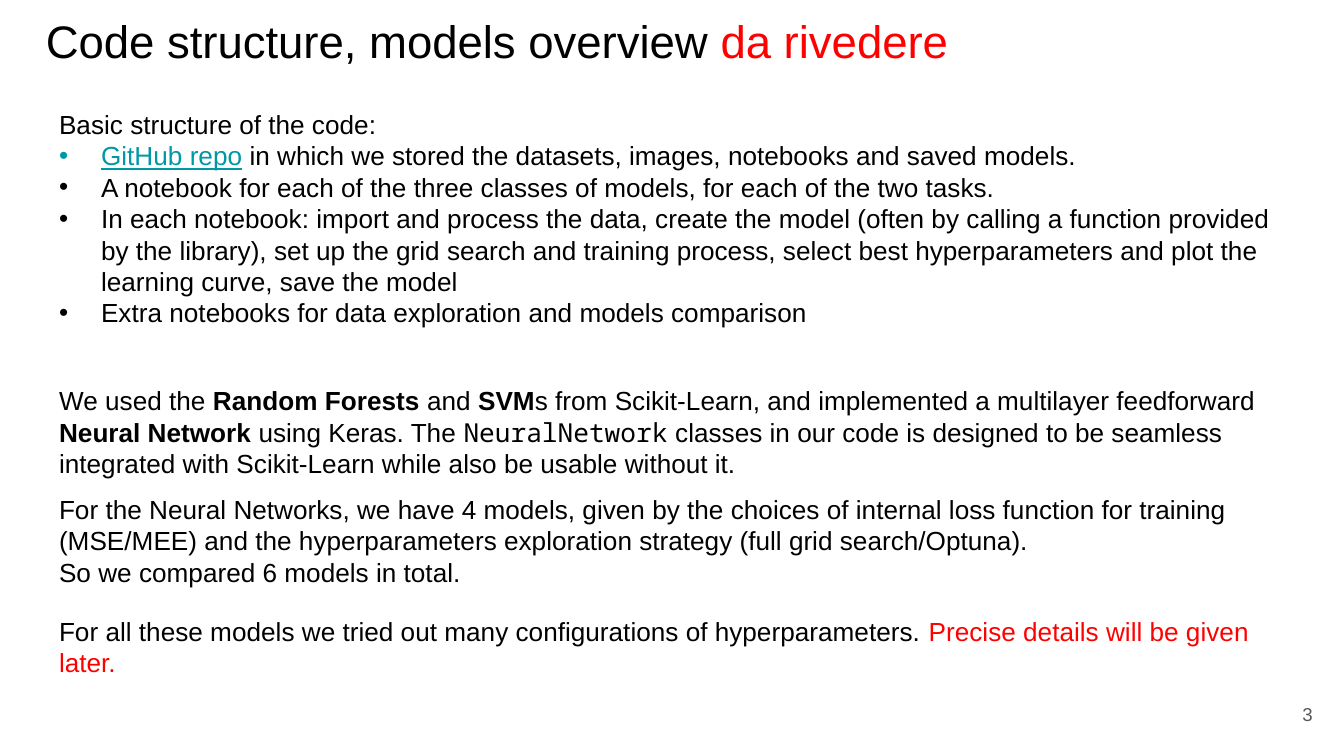
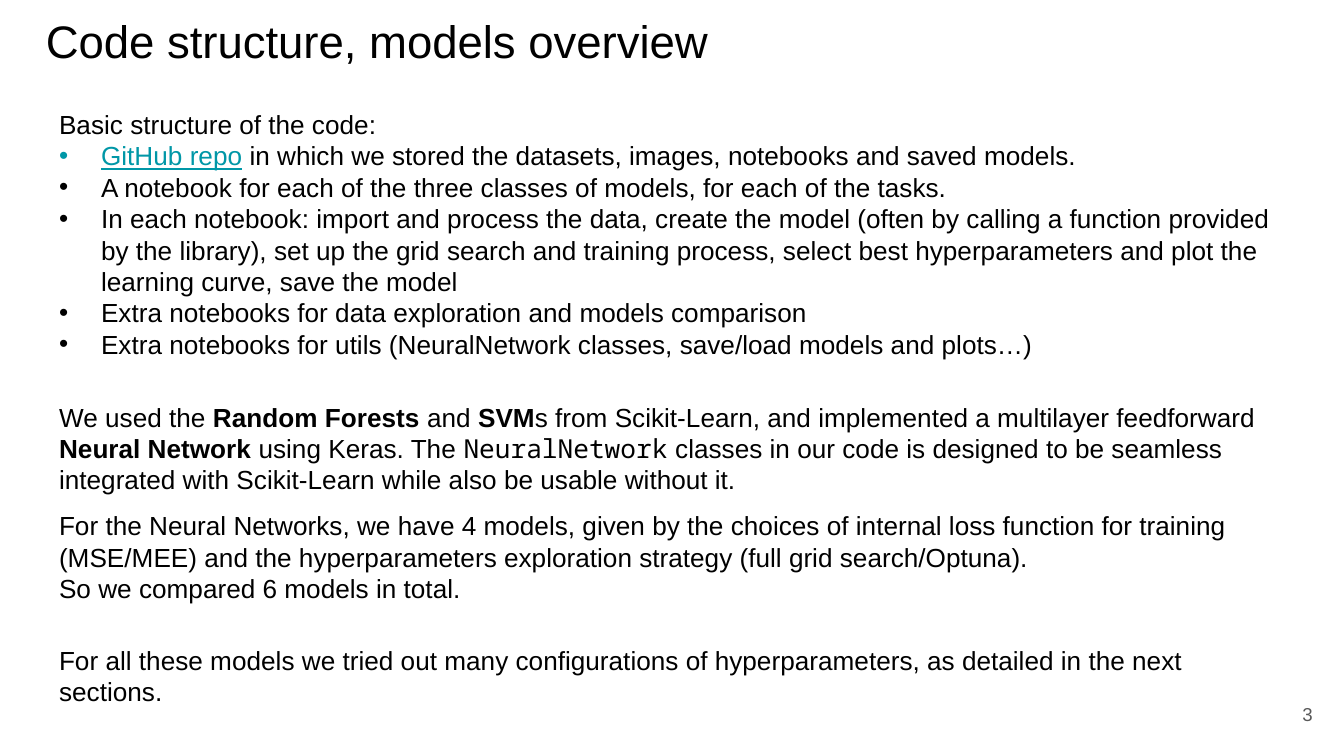
Before and after one commit to paolo-junior-mollica/machine-learning-project, a slide deck: slide 3 of relazione/ML-2023-PRJ-Slides-Demo.pptx. Drawn at 1344x756 pixels with LibreOffice and Linux fonts; fonts in the diff are those of the drawing. Boxes give left, top, right and bottom in pixels: in the first picture for what was removed or moved away, otherwise in the second. Text is boxed around its words. In the diff, an @@ line names an element or a change of style, - is before the commit and + after.

```diff
--- a/relazione/ML-2023-PRJ-Slides-Demo.pptx
+++ b/relazione/ML-2023-PRJ-Slides-Demo.pptx
@@ text at bbox=[46, 25, 708, 64]: text changed @@
-Code structure, models overview da rivedere
+Code structure, models overview
@@ text at bbox=[101, 178, 946, 201]: text changed @@
-• A notebook for each of the three classes of models, for each of the two tasks.
+• A notebook for each of the three classes of models, for each of the tasks.
@@ text at bbox=[101, 335, 1032, 360]: paragraph added @@
+• Extra notebooks for utils (NeuralNetwork classes, save/load models and plots…)
@@ text "We used the Random Forests ...": place and size @@
-text "We used the Random Forests ..." at bbox=[59, 391, 1254, 479]
+text "We used the Random Forests ..." at bbox=[59, 408, 1254, 495]
@@ text "For the Neural Networks, we ...": place and size @@
-text "For the Neural Networks, we ..." at bbox=[59, 500, 1225, 587]
+text "For the Neural Networks, we ..." at bbox=[59, 516, 1225, 604]
@@ text at bbox=[59, 651, 1181, 702]: text changed @@
-For all these models we tried out many configurations of hyperparameters. Precise details will be given later.
+For all these models we tried out many configurations of hyperparameters, as detailed in the next sections.
```
Also in this commit, not shown: 11 other slides changed, 5 slides added, 3 slides removed.
